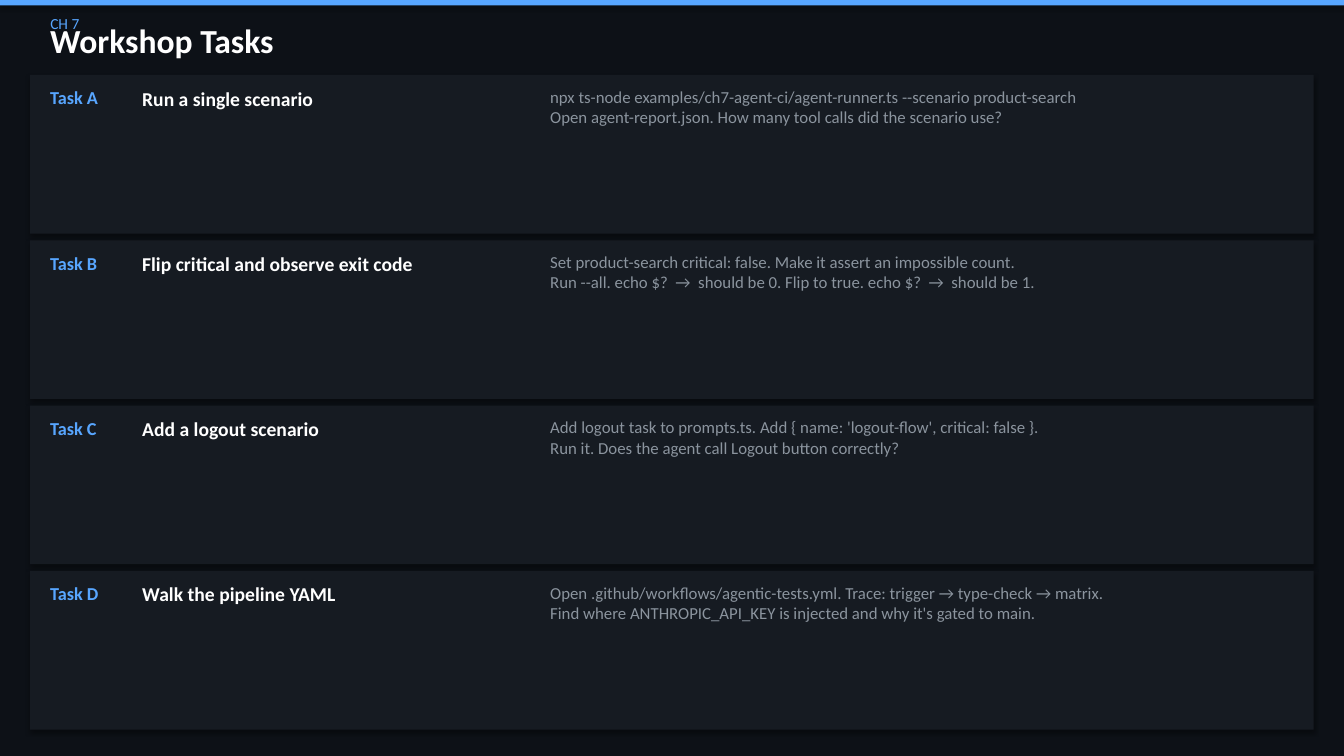
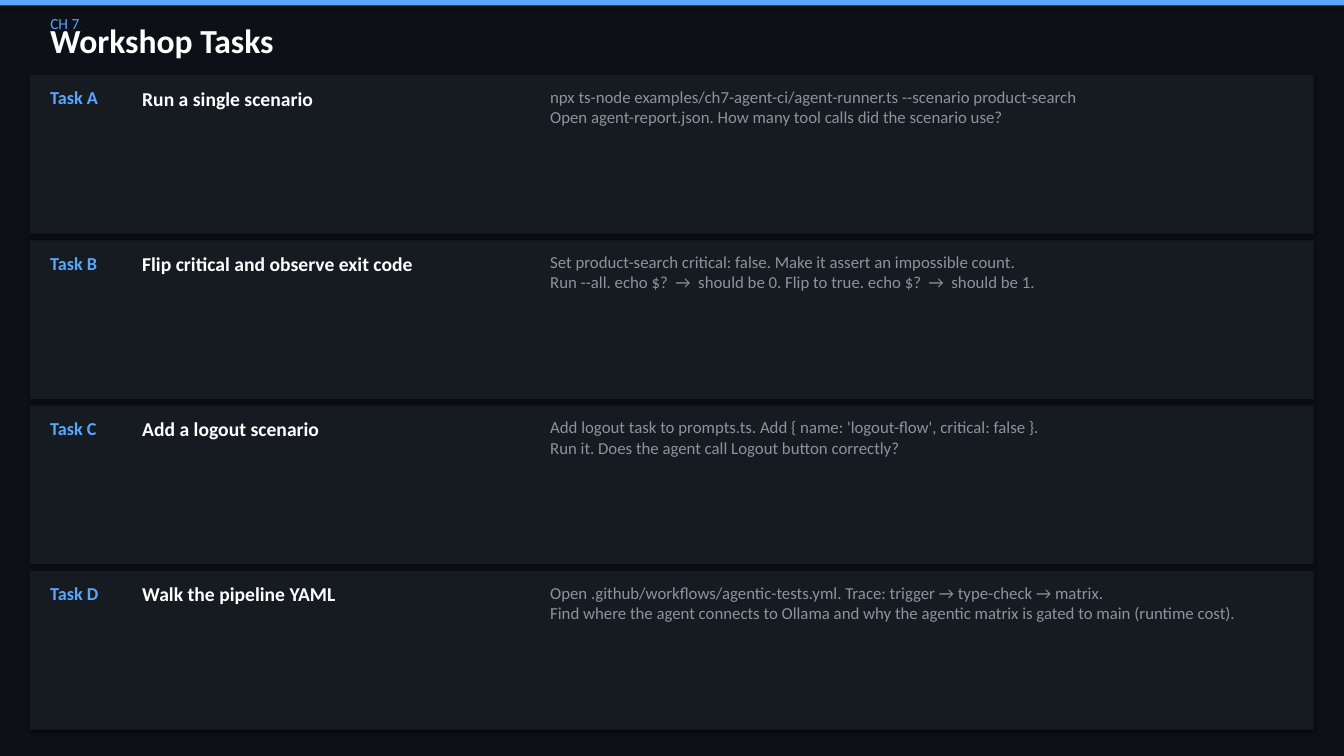
Before and after one commit to QA-Olympians-Academy/web-detective, a slide deck: slide 77 of web-detective-workshop.pptx. Drawn at 1344x756 pixels with LibreOffice and Linux fonts; fonts in the diff are those of the drawing. Boxes give left, top, right and bottom in pixels: in the first picture for what was removed or moved away, otherwise in the second. Text is boxed around its words. In the diff, an @@ line names an element or a change of style, - is before the commit and + after.

Commit message:
replace anthropic with ollama

```diff
--- a/web-detective-workshop.pptx
+++ b/web-detective-workshop.pptx
@@ text at [550, 587, 1235, 622]: text changed @@
-Open .github/workflows/agentic-tests.yml. Trace: trigger → type-check → matrix.
-Find where ANTHROPIC_API_KEY is injected and why it's gated to main.
+Open .github/workflows/agentic-tests.yml. Trace: trigger → type-check → matrix.
+Find where the agent connects to Ollama and why the agentic matrix is gated to main (runtime cost).
```
Also in this commit, not shown: 15 other slides changed, 1 slide added, 1 slide removed, 20 other files.
